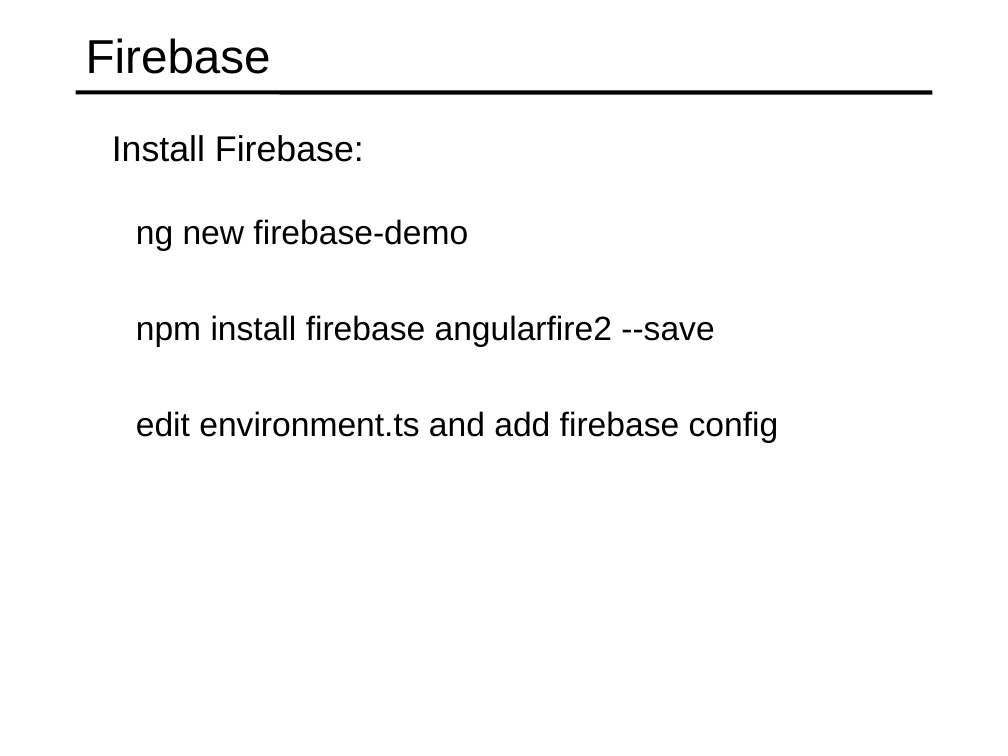
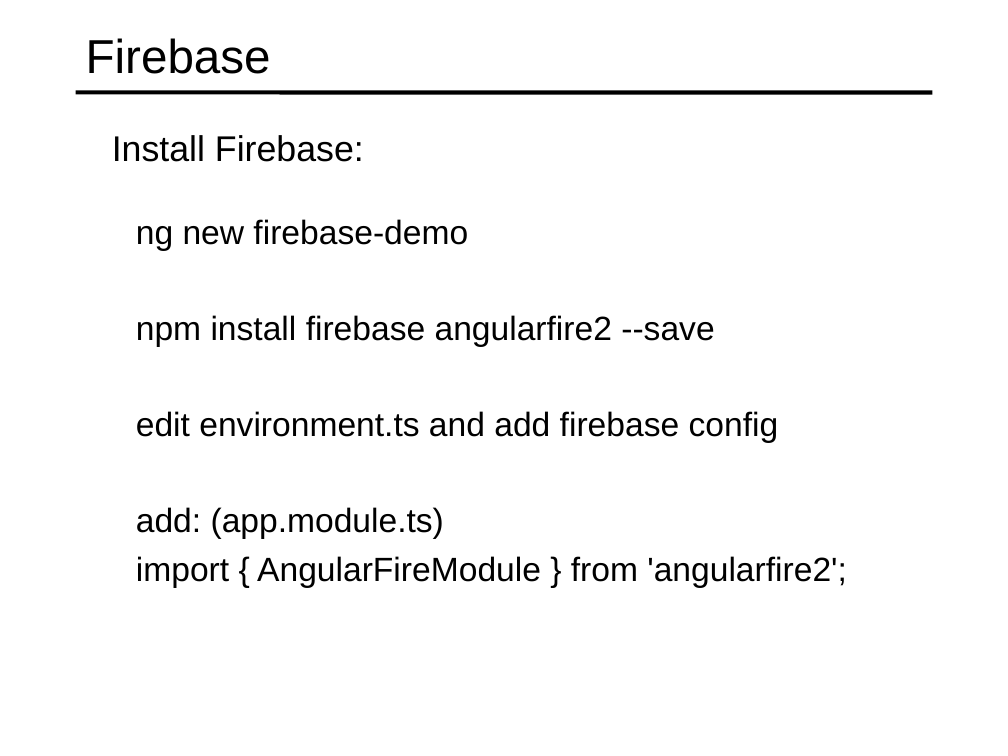
Before and after one commit to specter01wj/Jago_Link_Training, a slide deck: slide 8 of Angular/Angular7/Angular Advanced Course/Essentials/11.Building Real-time Server-less Apps with Firebase/L11_Building Real-time Server-less Apps with Firebase.ppt. Drawn at 1008x756 pixels with LibreOffice and Linux fonts; fonts in the diff are those of the drawing. Boxes give left, top, right and bottom in pixels: in the first picture for what was removed or moved away, otherwise in the second. Text is boxed around its words. In the diff, an @@ line names an element or a change of style, - is before the commit and + after.

Commit message:
10/15/2019 v1

```diff
--- a/Angular/Angular7/Angular Advanced Course/Essentials/11.Building Real-time Server-less Apps with Firebase/L11_Building Real-time Server-less Apps with Firebase.ppt
+++ b/Angular/Angular7/Angular Advanced Course/Essentials/11.Building Real-time Server-less Apps with Firebase/L11_Building Real-time Server-less Apps with Firebase.ppt
@@ text added at box(136, 507, 846, 588), 24 pt, text #000000 @@
+  add: (app.module.ts)
+  import { AngularFireModule } from 'angularfire2';
```
